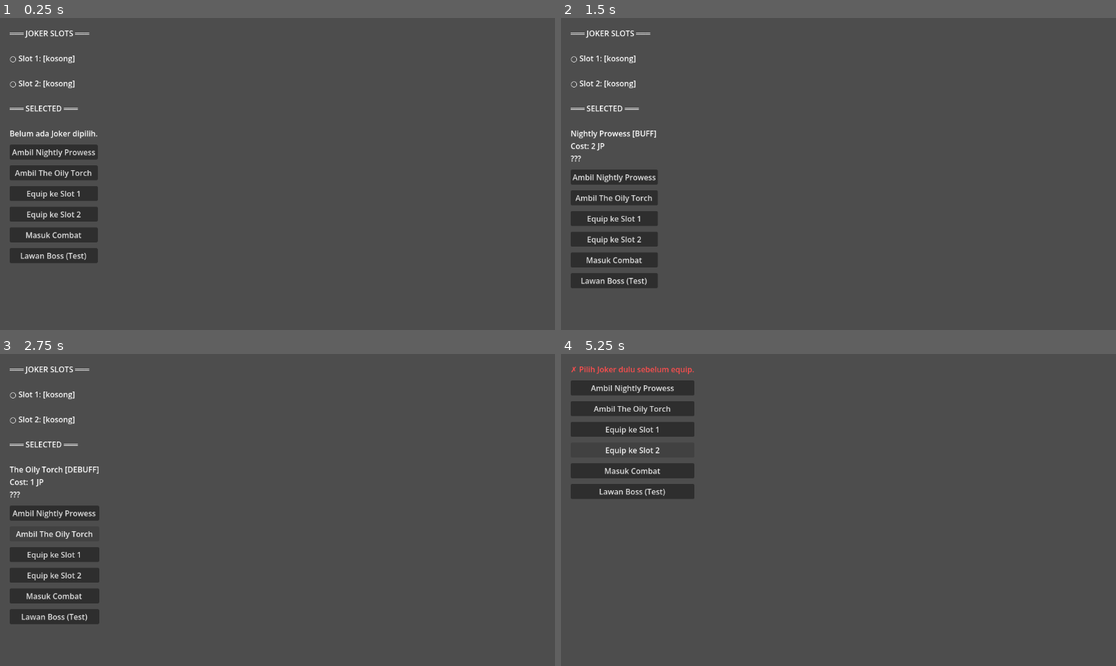
Above: before the commit, frames 1-4 (two rows, left to right).
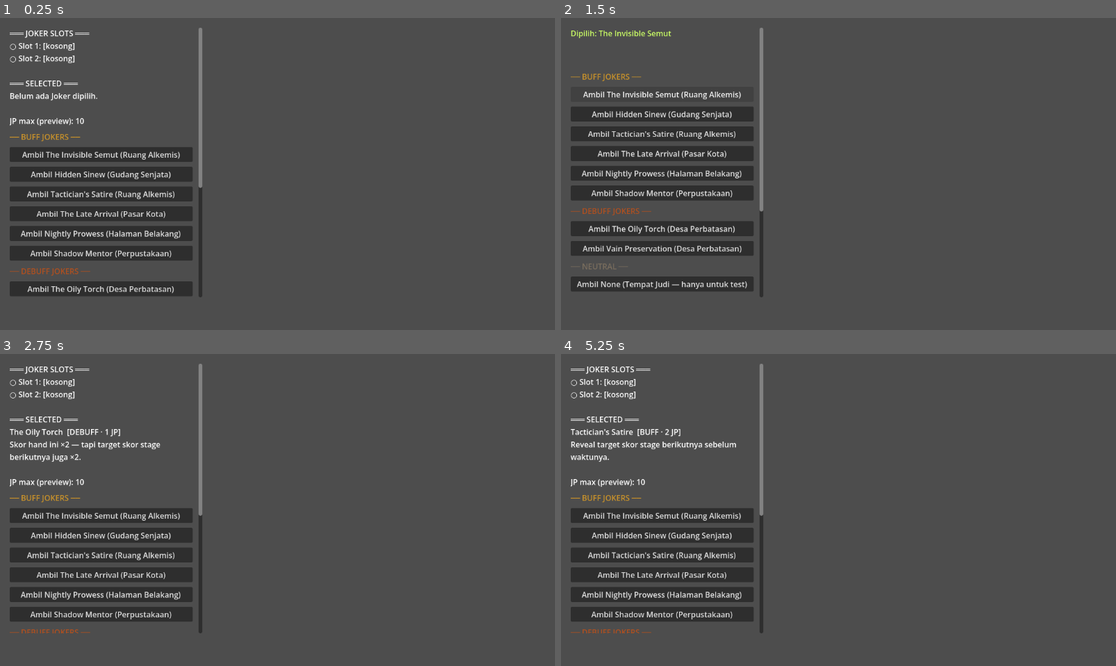
Above: after the commit, the same moments.

Repository: Jofadlan/the-jester-zero-hour
Game: Godot game, scene res://scenes/WorldTest.tscn
Two runs of this game, one before a commit and one after it. Both use one fixed random seed, a clock stepped at 60 frames per second and the inputs below.
Inputs (mouse positions are in pixels of both pictures, inside the frame that each line leads up to):
- Up to frame 1 (0.25 s): no input
- Up to frame 2 (1.5 s): click "Ambil Nightly Prowess" (after the commit: "Ambil Nightly Prowess (Halama…") at 0.5 s; click (660, 92) at 1.25 s, where only the run after the commit has a clickable "Ambil The Invisible Semut (Ru…"
- Up to frame 3 (2.75 s): click "Ambil The Oily Torch" (after the commit: "Ambil The Oily Torch (Desa Pe…") at 2 s
- Up to frame 4 (5.25 s): click (660, 534) at 2.75 s, where only the run after the commit has a clickable "Ambil Hidden Sinew (Gudang Se…"; click (616, 553) at 3.5 s, where only the run before the commit has a clickable "Equip ke Slot 1"; click (660, 553) at 4.25 s, where only the run after the commit has a clickable "Ambil Tactician's Satire (Rua…"; click (633, 450) at 5 s, where only the run before the commit has a clickable "Equip ke Slot 2"

The runs differ from the first frame. In frame 1, 9.2% of the frame differs, in the area x 1-37%, y 3-90%; in frame 2, 13%; in frame 3, 8.1%; in frame 4, 15%.

Commit message:
feat(world-test): add all 9 jokers to WorldTest UI + unequip buttons + ScrollContainer

Diff:
--- a/scenes/WorldTest.gd
+++ b/scenes/WorldTest.gd
@@ -1,103 +1,124 @@
 extends Node2D
 
-@onready var label_info = $UI/VBoxContainer/LabelInfo
-@onready var btn_pick_nightly = $UI/VBoxContainer/BtnPickNightly
-@onready var btn_pick_oily = $UI/VBoxContainer/BtnPickOily
-@onready var btn_slot1 = $UI/VBoxContainer/BtnSlot1
-@onready var btn_slot2 = $UI/VBoxContainer/BtnSlot2
-@onready var btn_go_combat = $UI/VBoxContainer/BtnGoCombat
-@onready var btn_go_boss = $UI/VBoxContainer/BtnGoBoss
-
+@onready var label_info             = $UI/ScrollContainer/VBoxContainer/LabelInfo
+@onready var btn_pick_invisible     = $UI/ScrollContainer/VBoxContainer/BtnPickInvisibleSemut
+@onready var btn_pick_sinew         = $UI/ScrollContainer/VBoxContainer/BtnPickHiddenSinew
+@onready var btn_pick_satire        = $UI/ScrollContainer/VBoxContainer/BtnPickTacticiansSatire
+@onready var btn_pick_late          = $UI/ScrollContainer/VBoxContainer/BtnPickLateArrival
+@onready var btn_pick_nightly       = $UI/ScrollContainer/VBoxContainer/BtnPickNightly
+@onready var btn_pick_shadow        = $UI/ScrollContainer/VBoxContainer/BtnPickShadowMentor
+@onready var btn_pick_oily          = $UI/ScrollContainer/VBoxContainer/BtnPickOily
+@onready var btn_pick_vain          = $UI/ScrollContainer/VBoxContainer/BtnPickVainPreservation
+@onready var btn_pick_none          = $UI/ScrollContainer/VBoxContainer/BtnPickNone
+@onready var btn_slot1              = $UI/ScrollContainer/VBoxContainer/BtnSlot1
+@onready var btn_slot2              = $UI/ScrollContainer/VBoxContainer/BtnSlot2
+@onready var btn_unequip1           = $UI/ScrollContainer/VBoxContainer/BtnUnequipSlot1
+@onready var btn_unequip2           = $UI/ScrollContainer/VBoxContainer/BtnUnequipSlot2
+@onready var btn_go_combat          = $UI/ScrollContainer/VBoxContainer/BtnGoCombat
+@onready var btn_go_boss            = $UI/ScrollContainer/VBoxContainer/BtnGoBoss
 
 var selected_joker: JokerData = null
 
 func _ready():
-	btn_pick_nightly.pressed.connect(_on_pick_nightly)
-	btn_pick_oily.pressed.connect(_on_pick_oily)
-	btn_slot1.pressed.connect(_on_equip_slot1)
-	btn_slot2.pressed.connect(_on_equip_slot2)
+	btn_pick_invisible.pressed.connect(_pick.bind(JokerData.JokerType.THE_INVISIBLE_SEMUT))
+	btn_pick_sinew.pressed.connect(_pick.bind(JokerData.JokerType.HIDDEN_SINEW))
+	btn_pick_satire.pressed.connect(_pick.bind(JokerData.JokerType.TACTICIANS_SATIRE))
+	btn_pick_late.pressed.connect(_pick.bind(JokerData.JokerType.THE_LATE_ARRIVAL))
+	btn_pick_nightly.pressed.connect(_pick.bind(JokerData.JokerType.NIGHTLY_PROWESS))
+	btn_pick_shadow.pressed.connect(_pick.bind(JokerData.JokerType.SHADOW_MENTOR))
+	btn_pick_oily.pressed.connect(_pick.bind(JokerData.JokerType.THE_OILY_TORCH))
+	btn_pick_vain.pressed.connect(_pick.bind(JokerData.JokerType.VAIN_PRESERVATION))
+	btn_pick_none.pressed.connect(_pick.bind(JokerData.JokerType.NONE))
+
+	btn_slot1.pressed.connect(_on_equip_slot.bind(0))
+	btn_slot2.pressed.connect(_on_equip_slot.bind(1))
+	btn_unequip1.pressed.connect(_on_unequip_slot.bind(0))
+	btn_unequip2.pressed.connect(_on_unequip_slot.bind(1))
 	btn_go_combat.pressed.connect(_on_go_combat)
 	btn_go_boss.pressed.connect(_on_go_boss)
+
 	_update_info()
 
-func _on_pick_nightly():
-	selected_joker = JokerFactory.create_nightly_prowess()
-	_update_info()
+# ── PICK ──────────────────────────────────────────
 
-func _on_pick_oily():
-	selected_joker = JokerFactory.create_oily_torch()
-	_update_info()
+func _pick(type: JokerData.JokerType):
+	selected_joker = JokerFactory.create_by_type(type)
+	_show_feedback("Dipilih: " + selected_joker.display_name, true)
 
-func _on_equip_slot1():
+# ── EQUIP ─────────────────────────────────────────
+
+func _on_equip_slot(slot: int):
 	if selected_joker == null:
-		_show_feedback("✗ Pilih Joker dulu sebelum equip.", false)
+		_show_feedback("✗ Pilih Joker dulu.", false)
 		return
-	var before = GameManager.joker_slots[0]
+	var before = GameManager.joker_slots[slot]
 	selected_joker.reveal()
-	GameManager.equip_joker(selected_joker, 0)
-	if GameManager.joker_slots[0] == before:
+	GameManager.equip_joker(selected_joker, slot)
+	if GameManager.joker_slots[slot] == before:
 		_show_feedback("✗ " + selected_joker.display_name + " sudah terpasang di slot lain.", false)
 		return
-	_show_feedback("✦ " + selected_joker.display_name + " dipasang ke Slot 1.", true)
+	_show_feedback("✦ " + selected_joker.display_name + " → Slot " + str(slot + 1), true)
 	selected_joker = null
 	_update_info()
 
-func _on_equip_slot2():
-	if selected_joker == null:
-		_show_feedback("✗ Pilih Joker dulu sebelum equip.", false)
+# ── UNEQUIP ───────────────────────────────────────
+
+func _on_unequip_slot(slot: int):
+	var joker = GameManager.joker_slots[slot]
+	if joker == null:
+		_show_feedback("✗ Slot " + str(slot + 1) + " kosong.", false)
 		return
-	var before = GameManager.joker_slots[1]
-	selected_joker.reveal()
-	GameManager.equip_joker(selected_joker, 1)
-	if GameManager.joker_slots[1] == before:
-		_show_feedback("✗ " + selected_joker.display_name + " sudah terpasang di slot lain.", false)
-		return
-	_show_feedback("✦ " + selected_joker.display_name + " dipasang ke Slot 2.", true)
-	selected_joker = null
+	var name = joker.display_name
+	GameManager.unequip_joker(slot)
+	_show_feedback("✦ " + name + " dibuang dari Slot " + str(slot + 1) + " (permanen).", true)
 	_update_info()
 
-func _show_feedback(message: String, success: bool):
-	label_info.text = message
-	if success:
-		label_info.modulate = Color(0.8, 1.0, 0.4)  # Hijau kekuningan
-	else:
-		label_info.modulate = Color(1.0, 0.3, 0.3)  # Merah
+# ── NAVIGATION ────────────────────────────────────
 
-	# Reset warna setelah 2 detik
-	await get_tree().create_timer(2.0).timeout
-	label_info.modulate = Color.WHITE
-	_update_info()
-
+func _on_go_combat():
+	GameManager.combat_mode = "normal"
+	get_tree().change_scene_to_file("res://scenes/CombatScene.tscn")
 
 func _on_go_boss():
 	GameManager.combat_mode = "boss"
 	get_tree().change_scene_to_file("res://scenes/CombatScene.tscn")
 
-# update _on_go_combat() juga:
-func _on_go_combat():
-	GameManager.combat_mode = "normal"
-	get_tree().change_scene_to_file("res://scenes/CombatScene.tscn")
+# ── UI ────────────────────────────────────────────
+
+func _show_feedback(message: String, success: bool):
+	label_info.text = message
+	label_info.modulate = Color(0.8, 1.0, 0.4) if success else Color(1.0, 0.3, 0.3)
+	await get_tree().create_timer(2.0).timeout
+	label_info.modulate = Color.WHITE
+	_update_info()
 
 func _update_info():
-	var text = "═══ JOKER SLOTS ═══\n\n"
+	var text = "═══ JOKER SLOTS ═══\n"
 	for i in 2:
 		var joker = GameManager.joker_slots[i]
 		if joker:
-			var tier_icon = "▲" if joker.tier == JokerData.JokerTier.BUFF else "▼"
-			text += tier_icon + " Slot " + str(i+1) + ": " + joker.display_name + "\n"
-			text += "   Cost: " + str(joker.jp_cost) + " JP\n"
-			text += "   " + joker.get_description() + "\n\n"
+			var icon = "▲" if joker.tier == JokerData.JokerTier.BUFF \
+				else ("▼" if joker.tier == JokerData.JokerTier.DEBUFF else "○")
+			text += icon + " Slot " + str(i+1) + ": " + joker.display_name
+			text += "  [" + str(joker.jp_cost) + " JP]\n"
+			text += "   " + joker.get_description() + "\n"
 		else:
-			text += "○ Slot " + str(i+1) + ": [kosong]\n\n"
+			text += "○ Slot " + str(i+1) + ": [kosong]\n"
 
-	text += "═══ SELECTED ═══\n\n"
+	text += "\n═══ SELECTED ═══\n"
 	if selected_joker:
-		var tier_text = "BUFF" if selected_joker.tier == JokerData.JokerTier.BUFF else "DEBUFF"
-		text += selected_joker.display_name + " [" + tier_text + "]\n"
-		text += "Cost: " + str(selected_joker.jp_cost) + " JP\n"
-		text += selected_joker.get_description()
+		var tier_map = {
+			JokerData.JokerTier.BUFF: "BUFF",
+			JokerData.JokerTier.DEBUFF: "DEBUFF",
+			JokerData.JokerTier.NEUTRAL: "NEUTRAL"
+		}
+		text += selected_joker.display_name
+		text += "  [" + tier_map[selected_joker.tier] + " · " + str(selected_joker.jp_cost) + " JP]\n"
+		text += selected_joker.description
 	else:
 		text += "Belum ada Joker dipilih."
 
+	text += "\n\nJP max (preview): " + str(10 + GameManager.get_joker_count() * 4)
+
 	label_info.text = text
 	label_info.modulate = Color.WHITE
--- a/scenes/WorldTest.tscn
+++ b/scenes/WorldTest.tscn
@@ -7,36 +7,97 @@
 
 [node name="UI" type="CanvasLayer" parent="." unique_id=2106339218]
 
-[node name="VBoxContainer" type="VBoxContainer" parent="UI" unique_id=1878055544]
+[node name="ScrollContainer" type="ScrollContainer" parent="UI" unique_id=1001000001]
 offset_left = 20.0
 offset_top = 20.0
-offset_right = 201.0
-offset_bottom = 218.0
-theme_override_constants/separation = 12
+offset_right = 420.0
+offset_bottom = 580.0
 
-[node name="LabelInfo" type="Label" parent="UI/VBoxContainer" unique_id=1303688821]
+[node name="VBoxContainer" type="VBoxContainer" parent="UI/ScrollContainer" unique_id=1878055544]
+custom_minimum_size = Vector2(380, 0)
+theme_override_constants/separation = 10
+
+[node name="LabelInfo" type="Label" parent="UI/ScrollContainer/VBoxContainer" unique_id=1303688821]
+custom_minimum_size = Vector2(360, 80)
 layout_mode = 2
+autowrap_mode = 3
 
-[node name="BtnPickNightly" type="Button" parent="UI/VBoxContainer" unique_id=1465928531]
+[node name="LabelSection1" type="Label" parent="UI/ScrollContainer/VBoxContainer" unique_id=1001000010]
 layout_mode = 2
-text = "Ambil Nightly Prowess"
+theme_override_colors/font_color = Color(0.788, 0.573, 0.165, 1)
+text = "── BUFF JOKERS ──"
 
-[node name="BtnPickOily" type="Button" parent="UI/VBoxContainer" unique_id=1371706037]
+[node name="BtnPickInvisibleSemut" type="Button" parent="UI/ScrollContainer/VBoxContainer" unique_id=1001000011]
 layout_mode = 2
-text = "Ambil The Oily Torch"
+text = "Ambil The Invisible Semut (Ruang Alkemis)"
 
-[node name="BtnSlot1" type="Button" parent="UI/VBoxContainer" unique_id=1831868545]
+[node name="BtnPickHiddenSinew" type="Button" parent="UI/ScrollContainer/VBoxContainer" unique_id=1001000012]
+layout_mode = 2
+text = "Ambil Hidden Sinew (Gudang Senjata)"
+
+[node name="BtnPickTacticiansSatire" type="Button" parent="UI/ScrollContainer/VBoxContainer" unique_id=1001000013]
+layout_mode = 2
+text = "Ambil Tactician's Satire (Ruang Alkemis)"
+
+[node name="BtnPickLateArrival" type="Button" parent="UI/ScrollContainer/VBoxContainer" unique_id=1001000014]
+layout_mode = 2
+text = "Ambil The Late Arrival (Pasar Kota)"
+
+[node name="BtnPickNightly" type="Button" parent="UI/ScrollContainer/VBoxContainer" unique_id=1465928531]
+layout_mode = 2
+text = "Ambil Nightly Prowess (Halaman Belakang)"
+
+[node name="BtnPickShadowMentor" type="Button" parent="UI/ScrollContainer/VBoxContainer" unique_id=1001000015]
+layout_mode = 2
+text = "Ambil Shadow Mentor (Perpustakaan)"
+
+[node name="LabelSection2" type="Label" parent="UI/ScrollContainer/VBoxContainer" unique_id=1001000020]
+layout_mode = 2
+theme_override_colors/font_color = Color(0.698, 0.314, 0.122, 1)
+text = "── DEBUFF JOKERS ──"
+
+[node name="BtnPickOily" type="Button" parent="UI/ScrollContainer/VBoxContainer" unique_id=1371706037]
+layout_mode = 2
+text = "Ambil The Oily Torch (Desa Perbatasan)"
+
+[node name="BtnPickVainPreservation" type="Button" parent="UI/ScrollContainer/VBoxContainer" unique_id=1001000016]
+layout_mode = 2
+text = "Ambil Vain Preservation (Desa Perbatasan)"
+
+[node name="LabelSection3" type="Label" parent="UI/ScrollContainer/VBoxContainer" unique_id=1001000030]
+layout_mode = 2
+theme_override_colors/font_color = Color(0.478, 0.431, 0.369, 1)
+text = "── NEUTRAL ──"
+
+[node name="BtnPickNone" type="Button" parent="UI/ScrollContainer/VBoxContainer" unique_id=1001000017]
+layout_mode = 2
+text = "Ambil None (Tempat Judi — hanya untuk test)"
+
+[node name="LabelSection4" type="Label" parent="UI/ScrollContainer/VBoxContainer" unique_id=1001000040]
+layout_mode = 2
+theme_override_colors/font_color = Color(0.788, 0.573, 0.165, 1)
+text = "── EQUIP & COMBAT ──"
+
+[node name="BtnSlot1" type="Button" parent="UI/ScrollContainer/VBoxContainer" unique_id=1831868545]
 layout_mode = 2
 text = "Equip ke Slot 1"
 
-[node name="BtnSlot2" type="Button" parent="UI/VBoxContainer" unique_id=806636050]
+[node name="BtnSlot2" type="Button" parent="UI/ScrollContainer/VBoxContainer" unique_id=806636050]
 layout_mode = 2
 text = "Equip ke Slot 2"
 
-[node name="BtnGoCombat" type="Button" parent="UI/VBoxContainer" unique_id=617361786]
+[node name="BtnUnequipSlot1" type="Button" parent="UI/ScrollContainer/VBoxContainer" unique_id=1001000050]
+layout_mode = 2
+text = "Unequip Slot 1 (buang permanen)"
+
+[node name="BtnUnequipSlot2" type="Button" parent="UI/ScrollContainer/VBoxContainer" unique_id=1001000051]
+layout_mode = 2
+text = "Unequip Slot 2 (buang permanen)"
+
+[node name="BtnGoCombat" type="Button" parent="UI/ScrollContainer/VBoxContainer" unique_id=617361786]
 layout_mode = 2
 text = "Masuk Combat"
 
-[node name="BtnGoBoss" type="Button" parent="UI/VBoxContainer" unique_id=1115765210]
+[node name="BtnGoBoss" type="Button" parent="UI/ScrollContainer/VBoxContainer" unique_id=1115765210]
 layout_mode = 2
 text = "Lawan Boss (Test)"
